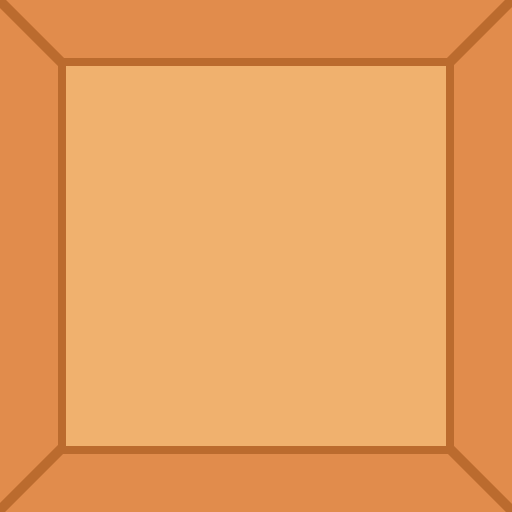
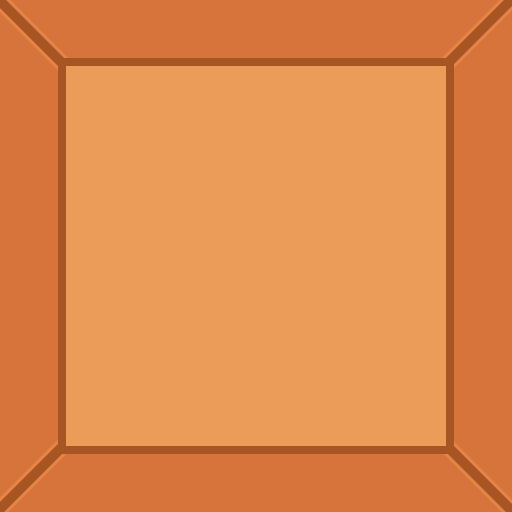
Revision of a layered 512 x 512 image; what changed, layer by layer:
painted on "矩形 2 拷贝 2" over 0, 0, 512, 512
